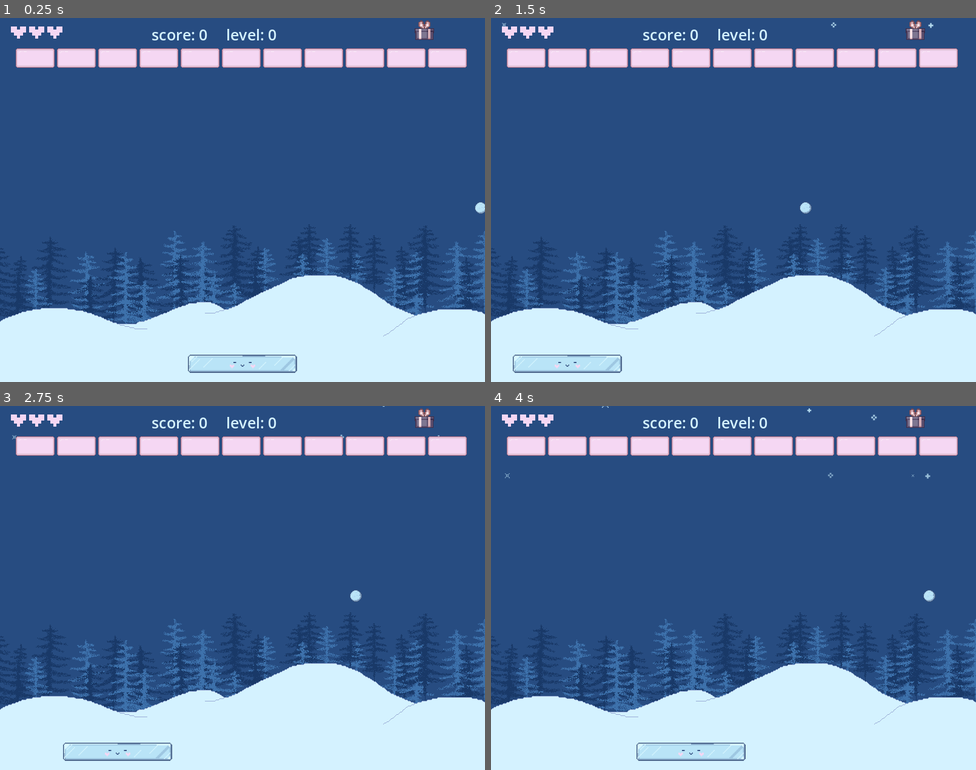
Above: before the commit, frames 1-4 (two rows, left to right).
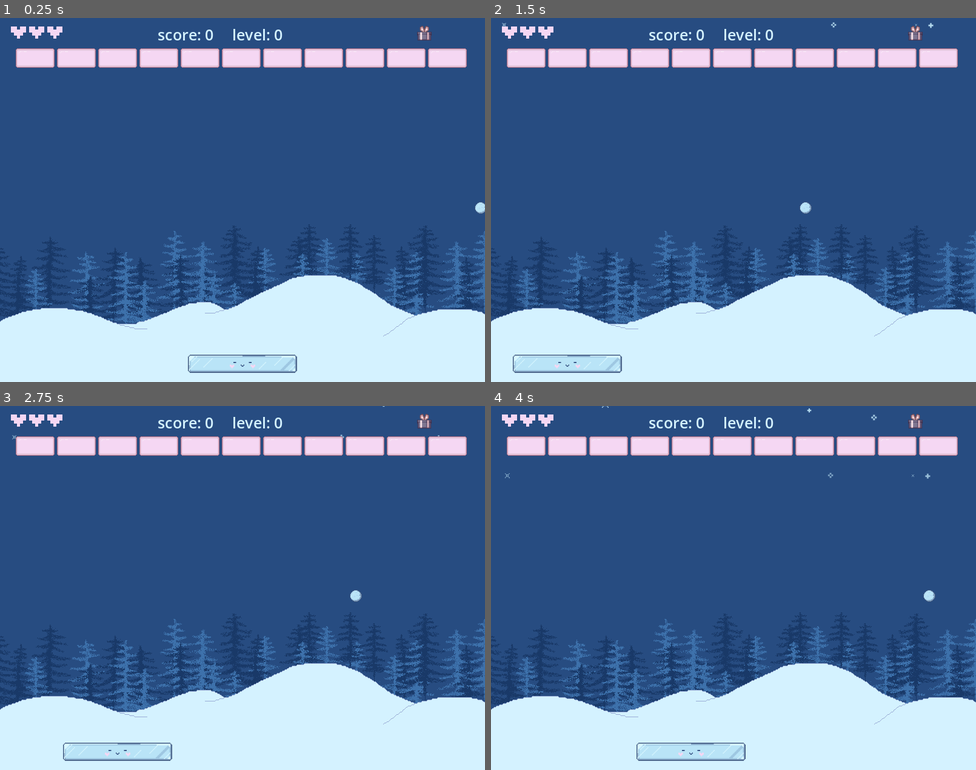
Above: after the commit, the same moments.

Repository: aysieelf/Snow-Break
Game: Godot game, scene res://levels/scenes/main_scene.tscn
Same seed, same stepped clock (60 frames per second), same inputs: the game is played once before the commit and once after it.
Inputs (mouse positions are in pixels of both pictures, inside the frame that each line leads up to):
- Up to frame 1 (0.25 s): no input
- Up to frame 2 (1.5 s): tap Enter at 0.5 s; move the mouse to (524, 58) at 0.52 s; click (524, 58) at 0.67 s; move the mouse to (568, 58) at 1.27 s; click (568, 58) at 1.42 s
- Up to frame 3 (2.75 s): tap Space at 2 s; move the mouse to (116, 446) at 2.02 s; click (116, 446) at 2.17 s
- Up to frame 4 (4 s): tap Enter at 2.75 s; move the mouse to (651, 446) at 2.77 s; click (651, 446) at 2.92 s; tap Space at 3.5 s; move the mouse to (689, 446) at 3.52 s; click (689, 446) at 3.67 s

The runs differ from the first frame. In frame 1, 0.5% of the frame differs, in the area x 31-90%, y 0-7%; in frame 2, 0.5%, in the area x 2-90%, y 0-7%; in frame 3, 0.5%; in frame 4, 0.5%.

Commit message:
update: gameplay.tscn - fix powerup scene

Diff:
--- a/winter-splinter/levels/scenes/gameplay/gameplay.tscn
+++ b/winter-splinter/levels/scenes/gameplay/gameplay.tscn
@@ -16,14 +16,6 @@
 [ext_resource type="Texture2D" uid="uid://cyonv5hn0kcac" path="res://assets/sprites/snowball/snowball.png" id="13_7l4uy"]
 [ext_resource type="Script" path="res://levels/scenes/gameplay/bricks_container.gd" id="14_2jmph"]
 
-[sub_resource type="SystemFont" id="SystemFont_5jonv"]
-font_names = PackedStringArray("Courier New")
-
-[sub_resource type="LabelSettings" id="LabelSettings_7i6s2"]
-font = SubResource("SystemFont_5jonv")
-font_size = 25
-font_color = Color(0.831373, 0.94902, 1, 1)
-
 [sub_resource type="Gradient" id="Gradient_sieec"]
 colors = PackedColorArray(1, 1, 1, 1, 1, 1, 1, 0)
 
@@ -92,60 +84,20 @@
 spread = 28.374
 gravity = Vector3(0, 98, 0)
 
+[sub_resource type="SystemFont" id="SystemFont_5jonv"]
+font_names = PackedStringArray("Courier New")
+
+[sub_resource type="LabelSettings" id="LabelSettings_7i6s2"]
+font = SubResource("SystemFont_5jonv")
+font_size = 25
+font_color = Color(0.831373, 0.94902, 1, 1)
+
 [node name="GamePlay" type="Node2D"]
 
 [node name="Background" type="TextureRect" parent="."]
 offset_right = 800.0
 offset_bottom = 600.0
 texture = ExtResource("1_j4vxj")
-
-[node name="HUD" type="Node2D" parent="."]
-
-[node name="ControlHUD" type="Control" parent="HUD"]
-layout_mode = 3
-anchors_preset = 0
-offset_right = 800.0
-offset_bottom = 50.0
-
-[node name="HeartBar" type="TextureProgressBar" parent="HUD/ControlHUD"]
-layout_mode = 2
-offset_left = 18.0
-offset_top = 14.0
-offset_right = 105.0
-offset_bottom = 40.0
-min_value = 1.0
-max_value = 3.0
-value = 3.0
-texture_progress = ExtResource("2_7n56m")
-
-[node name="GridContainer" type="GridContainer" parent="HUD/ControlHUD"]
-layout_mode = 0
-offset_left = 250.0
-offset_top = 10.0
-offset_right = 550.0
-offset_bottom = 50.0
-theme_override_constants/h_separation = 30
-columns = 2
-
-[node name="Score" type="Label" parent="HUD/ControlHUD/GridContainer"]
-layout_mode = 2
-text = "score: 0"
-label_settings = SubResource("LabelSettings_7i6s2")
-
-[node name="Level" type="Label" parent="HUD/ControlHUD/GridContainer"]
-layout_mode = 2
-text = "level: 0"
-label_settings = SubResource("LabelSettings_7i6s2")
-
-[node name="CurrentPowerUp" type="Node2D" parent="HUD/ControlHUD"]
-position = Vector2(700, 20)
-
-[node name="Strength" type="Sprite2D" parent="HUD/ControlHUD/CurrentPowerUp"]
-texture = ExtResource("3_slfmx")
-
-[node name="Timer" type="Timer" parent="HUD/ControlHUD/CurrentPowerUp"]
-wait_time = 10.0
-one_shot = true
 
 [node name="GameEntities" type="Node2D" parent="."]
 
@@ -276,3 +228,53 @@
 [node name="SnowballBase" type="Sprite2D" parent="GameEntities/Snowball"]
 position = Vector2(393, 313)
 texture = ExtResource("13_7l4uy")
+
+[node name="HUD" type="Node2D" parent="."]
+
+[node name="ControlHUD" type="Control" parent="HUD"]
+layout_mode = 3
+anchors_preset = 0
+offset_right = 800.0
+offset_bottom = 50.0
+
+[node name="HeartBar" type="TextureProgressBar" parent="HUD/ControlHUD"]
+layout_mode = 2
+offset_left = 18.0
+offset_top = 14.0
+offset_right = 105.0
+offset_bottom = 40.0
+min_value = 1.0
+max_value = 3.0
+value = 3.0
+texture_progress = ExtResource("2_7n56m")
+
+[node name="GridContainer" type="GridContainer" parent="HUD/ControlHUD"]
+layout_mode = 0
+offset_left = 260.0
+offset_top = 10.0
+offset_right = 560.0
+offset_bottom = 50.0
+theme_override_constants/h_separation = 30
+columns = 2
+
+[node name="Score" type="Label" parent="HUD/ControlHUD/GridContainer"]
+layout_mode = 2
+text = "score: 0"
+label_settings = SubResource("LabelSettings_7i6s2")
+
+[node name="Level" type="Label" parent="HUD/ControlHUD/GridContainer"]
+layout_mode = 2
+text = "level: 0"
+label_settings = SubResource("LabelSettings_7i6s2")
+
+[node name="CurrentPowerUp" type="Node2D" parent="HUD/ControlHUD"]
+position = Vector2(700, 20)
+
+[node name="Icon" type="Sprite2D" parent="HUD/ControlHUD/CurrentPowerUp"]
+position = Vector2(0, 5)
+scale = Vector2(0.75, 0.75)
+texture = ExtResource("3_slfmx")
+
+[node name="Timer" type="Timer" parent="HUD/ControlHUD/CurrentPowerUp"]
+wait_time = 10.0
+one_shot = true
